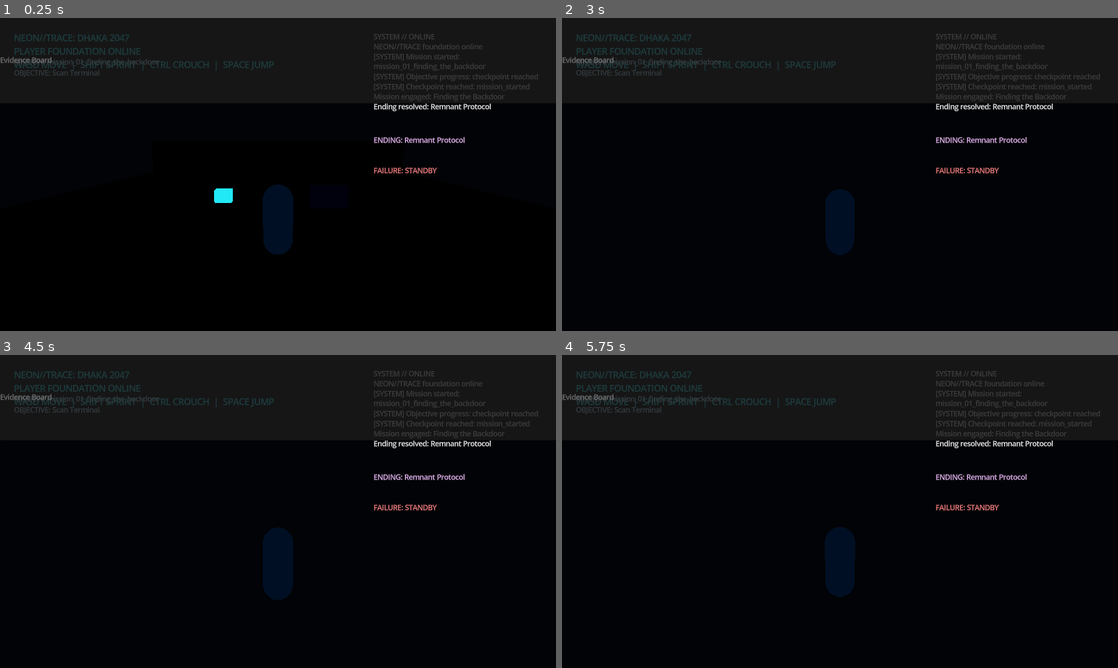
Above: before the commit, frames 1-4 (two rows, left to right).
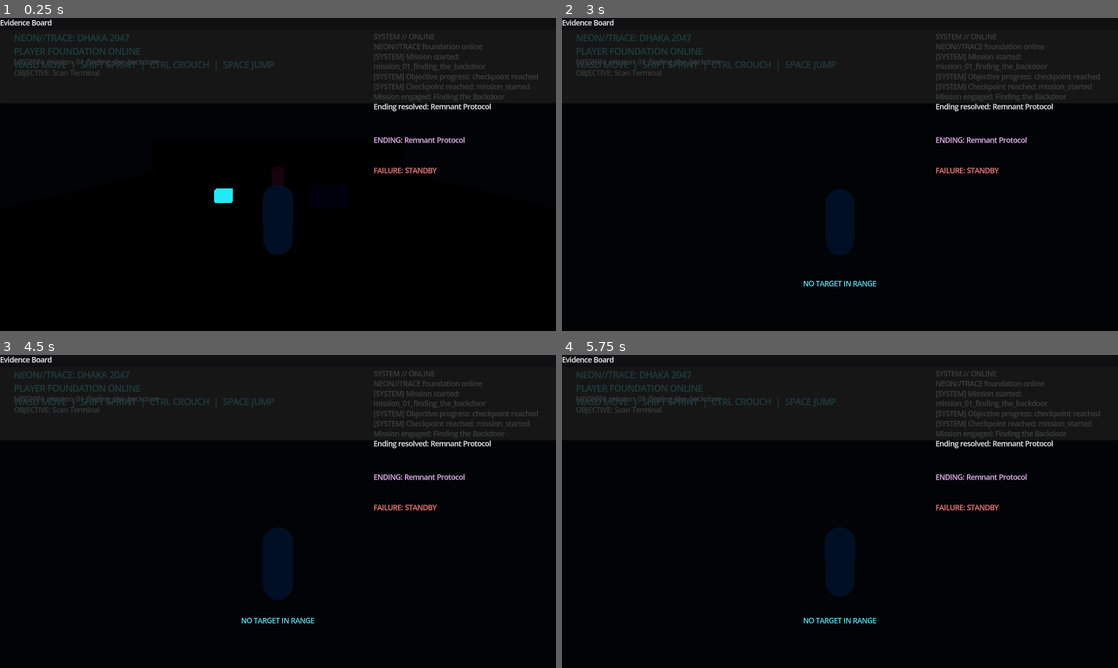
Above: after the commit, the same moments.

Repository: tracolerd/neon-trace-dhaka-2047
Game: Godot game, scene res://scenes/core/Game.tscn
The game is run twice, just before and just after one commit, with the same random seed, the same clock (stepped at 60 frames per second) and the same inputs. This scene is started directly instead of the project's main scene.
Inputs (mouse positions are in pixels of both pictures, inside the frame that each line leads up to):
- Up to frame 1 (0.25 s): no input
- Up to frame 2 (3 s): tap Enter at 0.5, 2.75 s; move the mouse to (867, 174) at 0.52 s; hold W (move_forward) from 0.53 s (still down); tap E (interact) at 0.6, 1.55, 2.1 s; tap Space (jump) at 0.77, 1.52, 2 s; move the mouse to (812, 174) at 1.27 s; tap Ctrl (crouch) at 1.35 s; move the mouse to (851, 168) at 2.02 s; move the mouse to (834, 180) at 2.77 s; tap Q (scanner) at 2.85 s
- Up to frame 3 (4.5 s): keep holding W (move_forward); tap Space (jump) at 3.02, 3.5, 3.77 s; tap E (interact) at 3.05, 3.8 s; move the mouse to (316, 514) at 3.52 s; hold Shift (sprint) 3.53-4.28 s; tap Enter at 4.25, 4.35 s; move the mouse to (233, 508) at 4.27 s
- Up to frame 4 (5.75 s): keep holding W (move_forward); tap Space (jump) at 4.52, 5 s; tap E (interact) at 4.55, 5.1 s; move the mouse to (845, 511) at 5.02 s

The runs differ from the first frame. In frame 1, 0.2% of the frame differs, in the area x 0-10%, y 0-15%; in frame 2, 0.3%, in the area x 0-57%, y 0-86%; in frame 3, 0.3%; in frame 4, 0.3%.
Error before the commit: Parse Error: Cannot infer the type of "priority" variable because the value doesn't have a set type. (res://scripts/interaction/interaction_component.gd:54)
Error after the commit: Invalid access to property or key 'global_position' on a base object of type 'Nil'. (res://scripts/interaction/interaction_component.gd:37)

Commit message:
Polish release docs and verify Windows export
Co-authored-by: Copilot App <223556219+Copilot@users.noreply.github.com>

Diff:
--- a/scenes/npc/Guard.tscn
+++ b/scenes/npc/Guard.tscn
@@ -11,6 +11,10 @@
 metallic = 0.2
 roughness = 0.6
 
+[sub_resource type="CapsuleShape3D" id="GuardCollision"]
+radius = 0.34
+height = 1.6
+
 [node name="Guard" type="CharacterBody3D"]
 script = ExtResource("1_guard")
 patrol_points = [Vector3(0, 0, 0), Vector3(6, 0, 0)]
@@ -21,6 +25,4 @@
 material_override = SubResource("GuardMaterial")
 
 [node name="CollisionShape3D" type="CollisionShape3D" parent="."]
-shape = CapsuleShape3D.new()
-shape.radius = 0.34
-shape.height = 1.6
+shape = SubResource("GuardCollision")
--- a/scenes/ui/EvidencePanel.tscn
+++ b/scenes/ui/EvidencePanel.tscn
@@ -16,10 +16,10 @@
 [node name="VBox" type="VBoxContainer" parent="Margin"]
 layout_mode = 2
 
-[node name="Title" type="Label" parent="VBox"]
+[node name="Title" type="Label" parent="Margin/VBox"]
 layout_mode = 2
 text = "Evidence Board"
 
-[node name="List" type="ItemList" parent="VBox"]
+[node name="List" type="ItemList" parent="Margin/VBox"]
 layout_mode = 2
 size_flags_vertical = 3
--- a/scripts/ai/guard_controller.gd
+++ b/scripts/ai/guard_controller.gd
@@ -23,7 +23,7 @@
 			if detection_level > 0.6:
 				state_name = "ALERT"
 				awareness_state = "ALERT"
-				var direction := (player.global_position - global_position)
+				var direction: Vector3 = player.global_position - global_position
 				if direction.length() > 0.1:
 					velocity = direction.normalized() * 2.8
 					move_and_slide()
--- a/scripts/ai/guard_detection.gd
+++ b/scripts/ai/guard_detection.gd
@@ -7,6 +7,6 @@
 	var distance := player.global_position.distance_to(guard.global_position)
 	if distance > guard.vision_range:
 		return 0.0
-	var view_factor := 1.0 - (distance / max(guard.vision_range, 0.1))
-	var stealth_factor := view_factor * 0.6
+	var view_factor: float = 1.0 - (distance / max(guard.vision_range, 0.1))
+	var stealth_factor: float = view_factor * 0.6
 	return clamp(stealth_factor, 0.0, 1.0)
--- a/scripts/gameplay/exit_zone.gd
+++ b/scripts/gameplay/exit_zone.gd
@@ -24,7 +24,7 @@
 		if not objective_data.get("completed", false):
 			EventBus.notification_requested.emit("Exit denied: %s not yet complete" % objective_name, "warning")
 			return
-	var result := manager.complete_objective(objective_id)
+	var result: bool = manager.complete_objective(objective_id)
 	if result:
 		var checkpoint = get_tree().root.get_node_or_null("Game/CheckpointManager")
 		if checkpoint != null and checkpoint.has_method("trigger"):
--- a/scripts/interaction/interaction_component.gd
+++ b/scripts/interaction/interaction_component.gd
@@ -51,7 +51,7 @@
 		var distance := player.global_position.distance_to(candidate.global_position)
 		if distance > max_distance + 1.5:
 			continue
-		var priority := candidate.get_interaction_priority()
+		var priority: float = float(candidate.get_interaction_priority())
 		if ray_hit != null and (candidate == ray_hit or ray_hit.is_ancestor_of(candidate) or candidate.is_ancestor_of(ray_hit)):
 			priority += 50.0
 		if priority > best_priority:
--- a/scripts/missions/mission_manager.gd
+++ b/scripts/missions/mission_manager.gd
@@ -51,7 +51,7 @@
 	if active_mission == null:
 		objective_manager.register_objective(objective)
 		return
-	var objective_id := objective.get("id", "")
+	var objective_id: String = str(objective.get("id", ""))
 	if objective_id.is_empty():
 		return
 	active_mission.register_objective(objective_id)
@@ -102,7 +102,7 @@
 func _on_evidence_discovered(evidence_id: String) -> void:
 	if active_mission == null:
 		return
-	var alias := _objective_aliases.get("evidence_discovered")
+	var alias: String = str(_objective_aliases.get("evidence_discovered", ""))
 	if alias != null and not alias.is_empty():
 		complete_objective(alias)
 	if evidence_id != "":
@@ -111,7 +111,7 @@
 func _on_player_action(action_name: String, payload: Dictionary) -> void:
 	if active_mission == null:
 		return
-	var alias := _objective_aliases.get(action_name)
+	var alias: String = str(_objective_aliases.get(action_name, ""))
 	if alias != null and not alias.is_empty():
 		complete_objective(alias)
 	if action_name == "terminal_hacked":
--- a/scripts/player/player_scanner.gd
+++ b/scripts/player/player_scanner.gd
@@ -40,8 +40,8 @@
 				_set_highlight(current_highlight, false)
 				_set_highlight(target, true)
 				current_highlight = target
-			var category := target.get_scan_category() if target.has_method("get_scan_category") else "INTERACTABLE"
-			var details := target.get_scan_details() if target.has_method("get_scan_details") else target.name
+			var category: String = str(target.get_scan_category()) if target.has_method("get_scan_category") else "INTERACTABLE"
+			var details: String = str(target.get_scan_details()) if target.has_method("get_scan_details") else target.name
 			summary = "%s // %s" % [category, details]
 		else:
 			_set_highlight(current_highlight, false)
Not shown, added: export_presets.cfg
Not shown: 1 places in scenes/npc/Guard.tscn that only renumber resources
Not shown, changed: .gitignore
Not shown, changed: CHANGELOG.md
Not shown, changed: README.md
Not shown, changed: docs/BUILD.md
Not shown, changed: docs/TESTING.md
